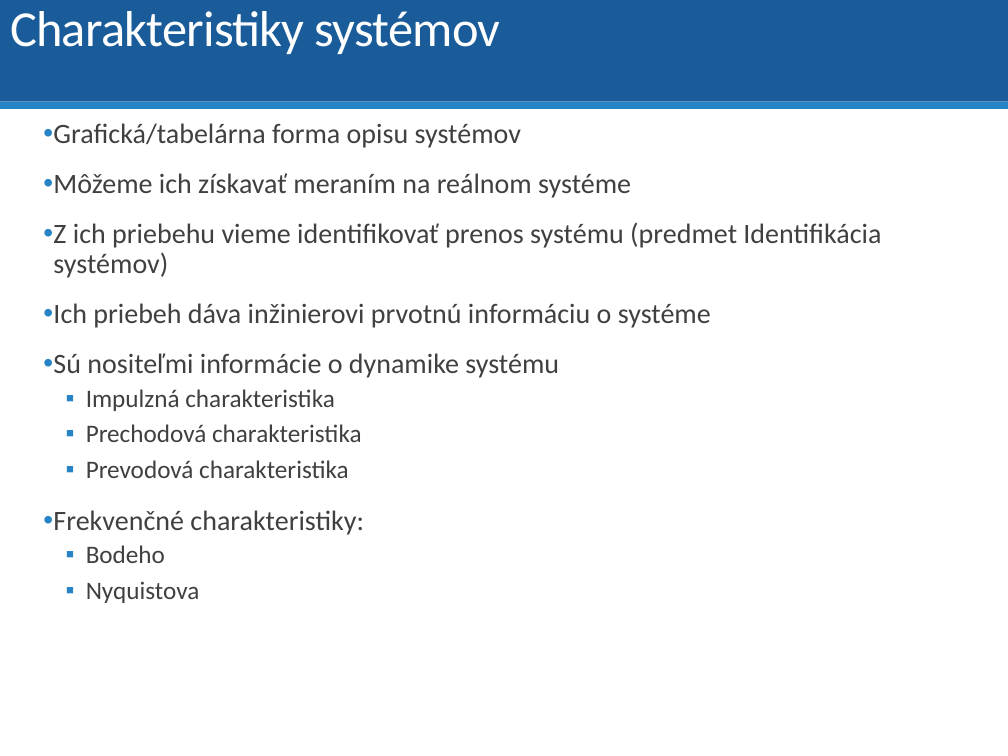
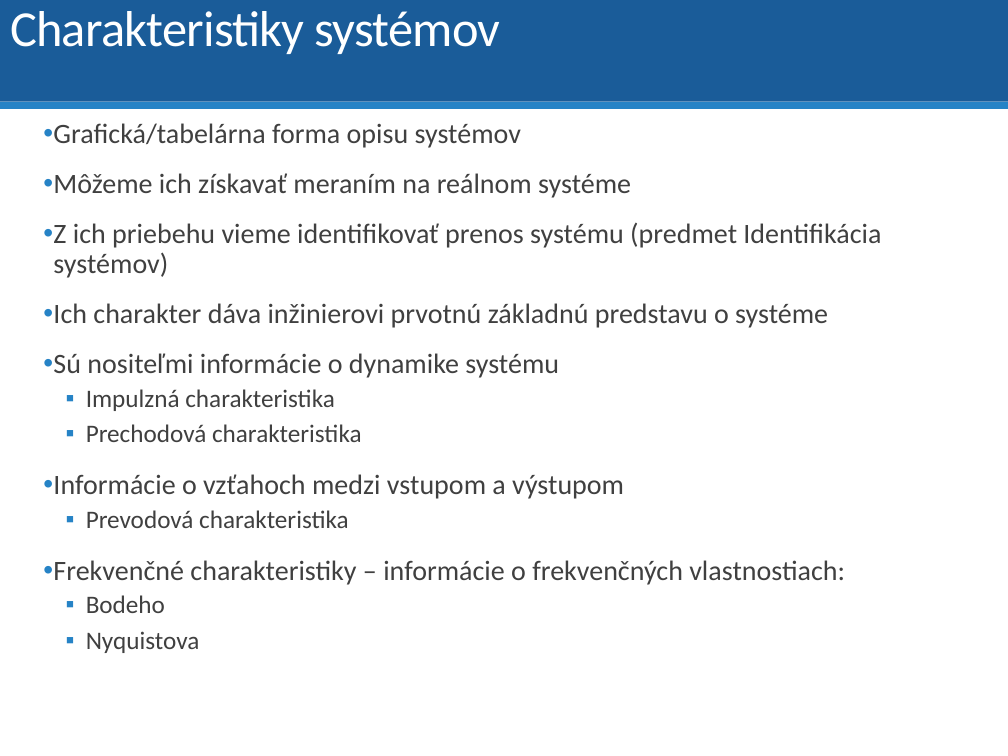
Before and after one commit to dodekm/TeamProjektKybernetika, a slide deck: slide 2 of Nove prednasky/P4 Vlastnosti prenosovych funkcii.pptx. Drawn at 1008x756 pixels with LibreOffice and Linux fonts; fonts in the diff are those of the drawing. Boxes give left, top, right and bottom in pixels: in the first picture for what was removed or moved away, otherwise in the second. Text is boxed around its words. In the diff, an @@ line names an element or a change of style, - is before the commit and + after.

```diff
--- a/Nove prednasky/P4 Vlastnosti prenosovych funkcii.pptx
+++ b/Nove prednasky/P4 Vlastnosti prenosovych funkcii.pptx
@@ text at box(53, 303, 828, 328): text changed @@
-• Ich priebeh dáva inžinierovi prvotnú informáciu o systéme
+• Ich charakter dáva inžinierovi prvotnú základnú predstavu o systéme
@@ text at box(53, 474, 624, 499): paragraph added @@
+• Informácie o vzťahoch medzi vstupom a výstupom
@@ text at box(53, 560, 845, 585): text changed @@
-• Frekvenčné charakteristiky:
+• Frekvenčné charakteristiky – informácie o frekvenčných vlastnostiach:
```
Also in this commit, not shown: 7 other slides changed, 2 other files.
